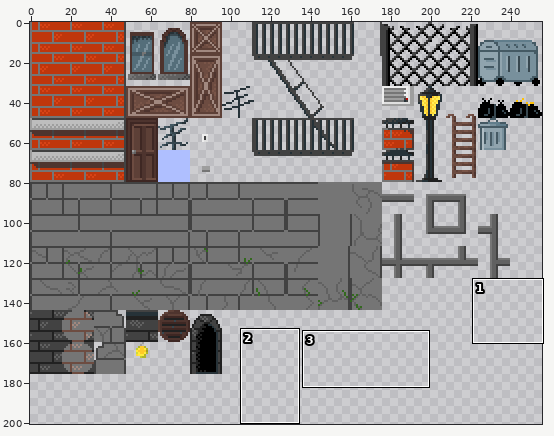
File history of a sprite sheet, assets/tiles/city_tiles.png. The picture above shows the old version from afar; the outline marks the close-up.
Close-up. Earlier state:
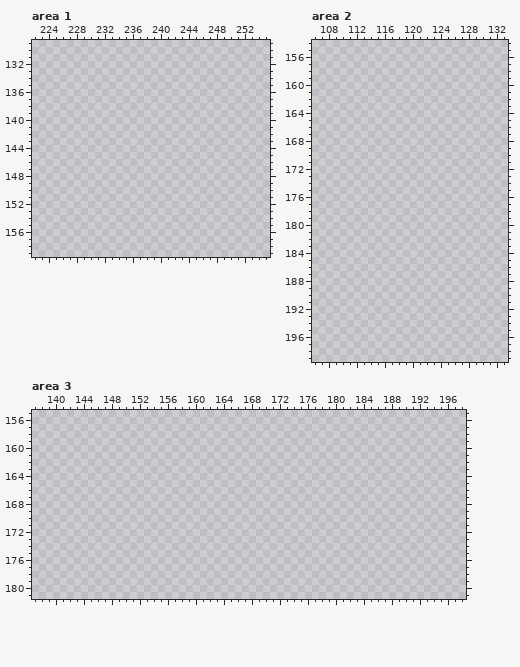
The file is 256x256 pixels. Shown: area 1: x 222..255, y 129..159; area 2: x 106..133, y 154..199; area 3: x 137..198, y 155..181. The wide view leaves out empty margins.
After the commit:
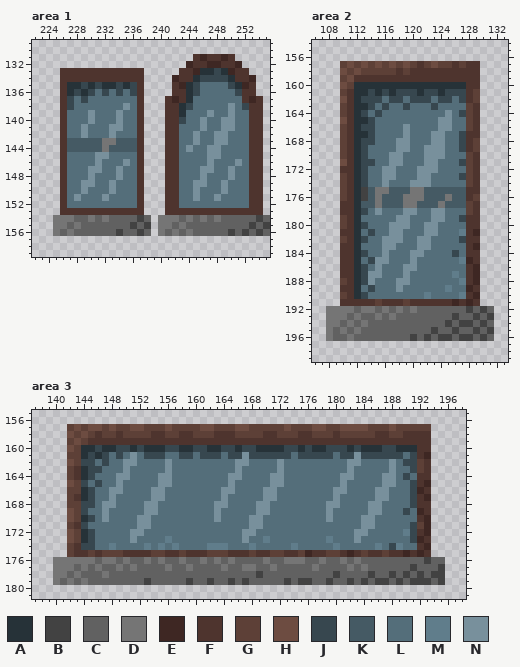
Palette (. is transparent): A #263238  B #424242  C #616161  D #757575  E #3e2723  F #4e342e  G #5d4037  H #6d4c41  J #37474f  K #455a64  L #546e7a  M #607d8b  N #78909c
Commit message: Thuis gooide de man eerst de bananenschil in de ton.
Edits made:
Changed rows in their new state; - is an unchanged pixel.
Area 1:
first column x 225:
131 --------------------FEFFEF-----
132 -------------------EFFEEFFE----
133 -FFFFFFFFFFFF-----FFEAAJAEFF---
134 -FFFFFFFFFFFF----EFFAJJJJAFFE--
135 -FAAJAJAAJAJF----FEAJLLLLJAEF--
136 -FAJAJLJLJLJF----FFAJLLLLLJFF--
137 -FJLJLLLLLLLF---FEFALLLLLLLFEF-
138 -FJLLLLLLLNLF---FFAJLLLLLNLJFF-
139 -FLLLNLLLNLLF---FFALLLNLLNLLFF-
140 -FLLLNLLLNLLF---FFJLLNLLNNLLFF-
141 -FLLNLLLNNLLF---FFLLLNLLNNLLFF-
142 -FLLNLLLNLLLF---FFLLNLLNNLLLFF-
143 -FKKKKKDDKKKF---FFLLNLLNNLLLFF-
144 -FKKKKKDKKKKF---FFLNLLNNLLLLFF-
145 -FLLLLNNLLLLF---FFLLLLNNLLLLFF-
146 -FLLLLNLLLNLF---FFLLLLNLLLNLFF-
147 -FLLLNNLLNLLF---FFLLLNNLLNLLFF-
148 -FLLLNLLLNLLF---FFLLLNLLLNLLFF-
149 -FLLNNLLNLLLF---FFLLNNLLNLLLFF-
150 -FLLNLLLNLLLF---FFLLNLLLNLLLFF-
151 -FLNLLLNLLLLF---FFLLNLLNLLLLFF-
152 -FLLLLLLLLLLF---FFLLLLLLLLLLFF-
153 -FFFFFFFFFFFF---FFFFFFFFFFFFFF-
154 DDDCCDCDCCCCBC-DDDCDCDCDCCCCCBC
155 DDCDCCCCCCCBCB-DDCDCCCCCCCCCBCB
156 DCDCCCCCCBCCBC-DCDCDCCCCCBCBCBC
Area 2:
first column x 108:
157 --GHGHGHGHGHGFGHGGFGFF--
158 --HGHGGGGGFGFFFFFFFFFF--
159 --GHFFFFFFFFFFFFFFFFFF--
160 --HGAAAAAAAAAAAAAAAAFF--
161 --GFAAJAJAJJJAJJAJJJFG--
162 --HFAJJJLJJLJJJLJJLJFG--
163 --GFAAJLJLLJLLLJLLLLGF--
164 --GFAJLJLLLLLLLLLNLJGF--
165 --HFAAJLLLLLLLLLNNLLGF--
166 --GFAJJLLLLNLLLLNNLLGF--
167 --GFAAJLLLLNLLLNNLLJFF--
168 --GFAJJLLLNNLLLNNLLJFG--
169 --GFAJLLLLNNLLNNNLLJFG--
170 --GFAJLLLNNLLLNNNLLLGF--
171 --HFAJJLLNNLLLNNLLLJGF--
172 --FFAJLLNNLLLNNNLLLLGF--
173 --GFAJLLNNLLLNNLLLLJGF--
174 --GFAJLLNLLLNNNLLLLLGF--
175 --GFABKDDKKKDDKKKKKKFF--
176 --GFABKDKKKDDDKKKDKKFG--
177 --FFAKKDKKKDDKKKDKKKGF--
178 --FFAJLNLLLNNLLNNLLLGF--
179 --GFALLLLLNNLLLNNLLJFF--
180 --GFAJLLLNNNLLNNLLLLFF--
181 --FFALJLLNNLLLNNLLLMFE--
182 --GFAJLLNNNLLNNLLLLJFF--
183 --FFALLLNNLLLNNLLLLLFE--
184 --FFAJLLNLLLNNLLLLJLFF--
185 --FFALJNNLLLNLLLLLLMEF--
186 --FFAJLNLLLNNLLLLLLLFE--
187 --FFAJNNLLLNLLLLLLMLFE--
188 --GFAJNLLLNNLLLLLLLMFE--
189 --FFALJLLLNLLLLLLMLLEF--
190 --GFAJLLLLLLLLMLLLLMFE--
191 --FFFFFGFFFGFFFFFFEFEF--
192 DDDDCDDCDCDCDCCCCCCCBCBC
193 DDDCDCCDCDCCCCCCCCBCCBCB
194 DDCDCDCCCCCCCCCCCBCBBCBC
195 DCDCDCCCCCCCCCCBCCBCCBCB
196 DCCDCCCCCCCCBCBCBBCBBCBC
Area 3:
first column x 140:
157 --GHGHHGHGGHHGGGHGGGGHHGGGHHGGGGGHGGGHHGGHHHHGGGHGGGGG--
158 --HGHGFGGFGGGGFFGGFFGGGFFFGGGGFFGGGFFGGGFGGGGGFFGGFFFF--
159 --GHGFFFFFFFFFFFFFFFFFFFFFFFFFFFFFFFFFFFFFFFFFFFFFFFFF--
160 --HGAAJAAJJAJAAAJJAAJJAAJJAJJAAAAJJAJAAJJJAJAAAJJAAAFF--
161 --GGAJAJLJLNLJJJLLJJLJJJLJJNJJJJJJLJJJJJLJJNJJJJJJLJFE--
162 --HGJJLJLLNNLLLLNLLLLLLLLLNNLLLLNLLLLLLLLLNNLLLLNLJJGF--
163 --GFAJJLLLNLLLLLNLLLLLLLLLNLLLLLNLLLLLLLLLNLLLLLNLLJGF--
164 --GFAJLLLNNLLLLNNLLLLLLLLNNLLLLNNLLLLLLLLNNLLLLNNLJLFF--
165 --HGJLJLLNLLLLLNNLLLLLLLLNLLLLLNNLLLLLLLLNLLLLLNNLLJFE--
166 --GGAJLLNNLLLLNNLLLLLLLLNNLLLLNNLLLLLLLLNNLLLLNNLLLJEF--
167 --GFAJLLNLLLLLNNLLLLLLLLNLLLLLNNLLLLLLLLNLLLLLNNLLLJFE--
168 --GGJJLNNLLLLNNLLLLLLLLNNLLLLNNLLLLLLLLNNLLLLNNLLLLJFF--
169 --HGJLLNLLLLLNNLLLLLLLLNLLLLLNNLLLLLLLLNLLLLLNNLLLJLEF--
170 --HGAJLNLLLLNNLLLLLLLLLNLLLLNNLLLLLLLLLNLLLLNNLLLLLLFE--
171 --GFJLLLLLLLNNLLLLLLLLLLLLLLNNLLLLLLLLLLLLLLNNLLLLLJGE--
172 --HGAJLLLLLNNLLLLLLLLLLLLLLNNLLLLLLLLLLLLLLNNLLLLLMJFE--
173 --HGAJLLLLLNLLLLMLLLLLLLLLLNLLMLLLLLLLLMLLLNLLLLLLLJEF--
174 --GFJJLLMLLLLMLMLMLLLLMMMLLLMLLLLLMLLLLLMLLLLLMLJMLLFE--
175 --GFFGFGGGFFFFGGFFGFFFGGGFFFGFFGGFFGEFFGGFEFGFFGFFEFEF--
176 DDDDDDCDDCDCCDCDCCDCCDCDCDCCCCDCCDDDCCDCCDCDCCCCCCCCCBCC
177 DDDCDCDCCDCDCCCCDCCDCCCCDCCDDCCDCCCCCDCCCCDCDCCCCCCBCCCB
178 DDCDCCCDCCCCCCCCCCCCCCCCCCCCCBCCCCCCCCCCBCCCCBCCBCBCBCBB
179 DCDCDCCCCCCCCBCCCCCBCCBCCBCBCCCCCBCBBCCBCCBCBCBBCBCBBBCB
Pixel boxes of the changes (left, top, right, bottom) in both close-ups:
added: (53, 54, 270, 236)
added: (326, 61, 494, 341)
added: (53, 424, 445, 585)
